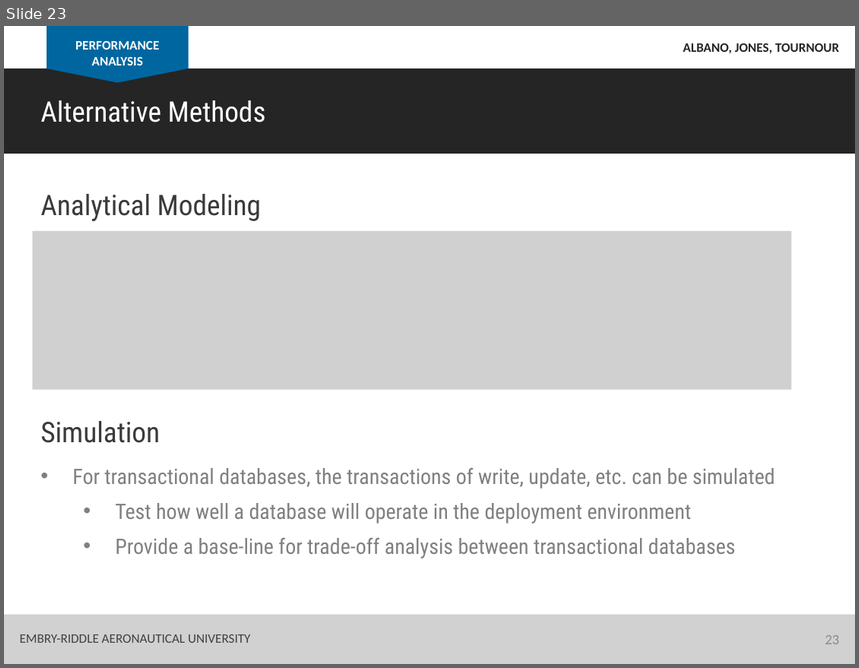
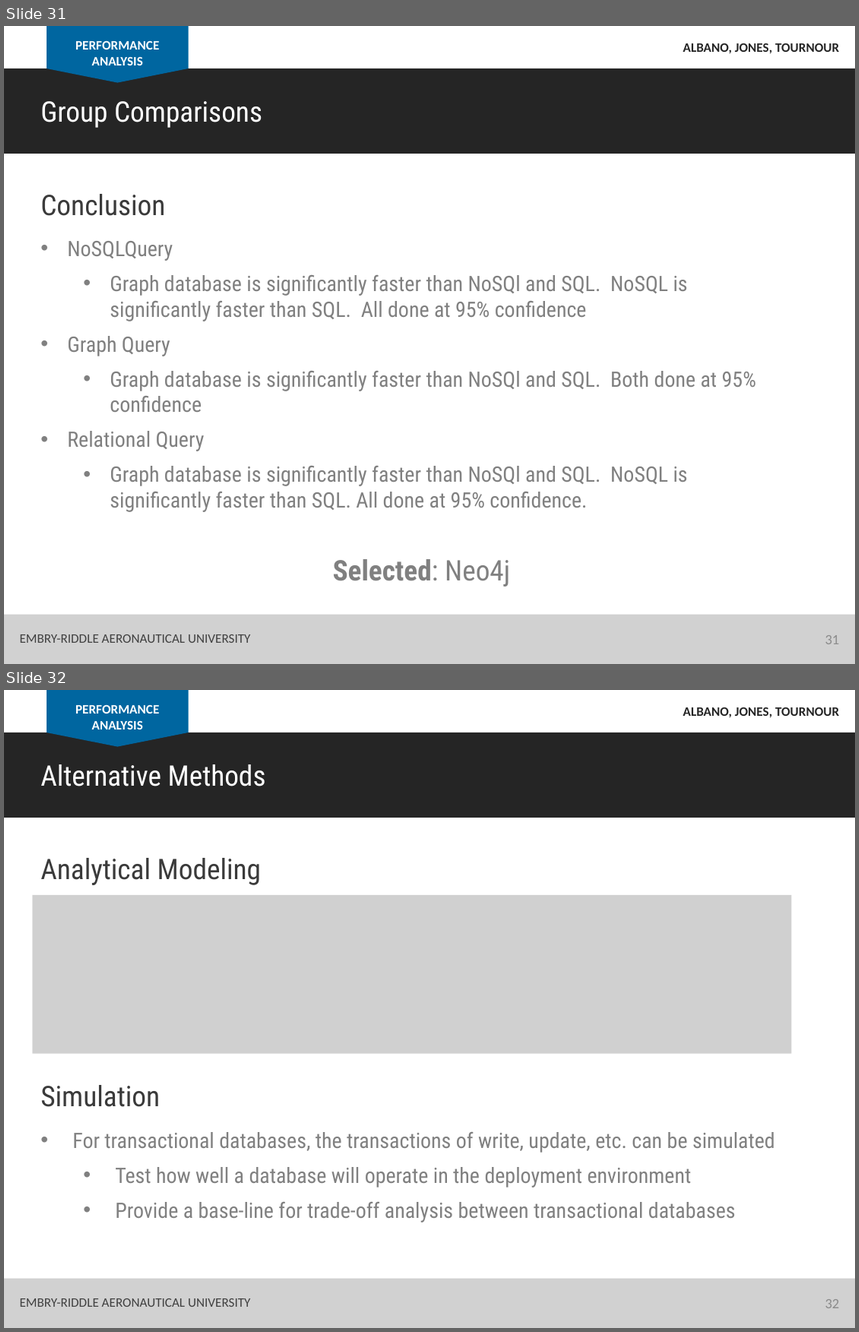
Before and after one commit to albanoj2/se655_final_project, a slide deck: docs/In_class_presentation.pptx. Shown one above the other, each under a label of ours: slide 23 before the commit, slides 31 and 32 after it. The pictures are 859x668 and 859x1332 pixels, drawn with LibreOffice and Linux fonts; fonts in the diff are those of the drawing; grey boxes stand for pictures. Boxes give left, top, right and bottom in pixels: in the first picture for what was removed or moved away, otherwise in the second. Text is boxed around its words. In the diff, an @@ line names an element or a change of style, - is before the commit and + after.

Commit message:
Update

```diff
--- a/docs/In_class_presentation.pptx
+++ b/docs/In_class_presentation.pptx
@@ slide 31 added at box(4, 26, 855, 664), background #FFFFFF @@
@@ rectangle added at box(47, 26, 189, 69), fill #0066A0 @@
@@ text added at box(75, 40, 159, 66), 11 pt, text #FFFFFF, bold @@
+PERFORMANCE ANALYSIS
@@ text added at box(683, 43, 839, 53), 11 pt, text #252525, bold @@
+ALBANO, JONES, TOURNOUR
@@ rectangle added at box(4, 69, 855, 154), fill #252525 @@
@@ triangle added at box(47, 69, 189, 83), fill #0066A0 @@
@@ text added at box(40, 101, 262, 128), 24 pt, text #FFFFFF @@
+Group Comparisons
@@ text added at box(40, 194, 165, 216), 24 pt, text #3A3A3A @@
+Conclusion
@@ text added at box(67, 241, 756, 512), 18 pt, text #808080 @@
+• NoSQLQuery
+  • Graph database is significantly faster than NoSQl and SQL. NoSQL is significantly faster than SQL. All done at 95% confidence
+• Graph Query
+  • Graph database is significantly faster than NoSQl and SQL. Both done at 95% confidence
+• Relational Query
+  • Graph database is significantly faster than NoSQl and SQL. NoSQL is significantly faster than SQL. All done at 95% confidence.
@@ text added at box(333, 560, 510, 587), 24 pt, text #808080, bold @@
+Selected: Neo4j
@@ rectangle added at box(4, 615, 855, 664), fill #D1D1D1 @@
@@ text added at box(20, 635, 250, 643), 11 pt, text #404040 @@
+EMBRY-RIDDLE AERONAUTICAL UNIVERSITY
@@ page number added at box(826, 636, 840, 645), 12 pt, text #8C8C8C @@
+31
@@ what was slide 23 is now slide 32 @@
@@ page number at box(826, 1300, 840, 1309): text changed @@
-23
+32
```
Also in this commit, not shown: 8 other slides added.
